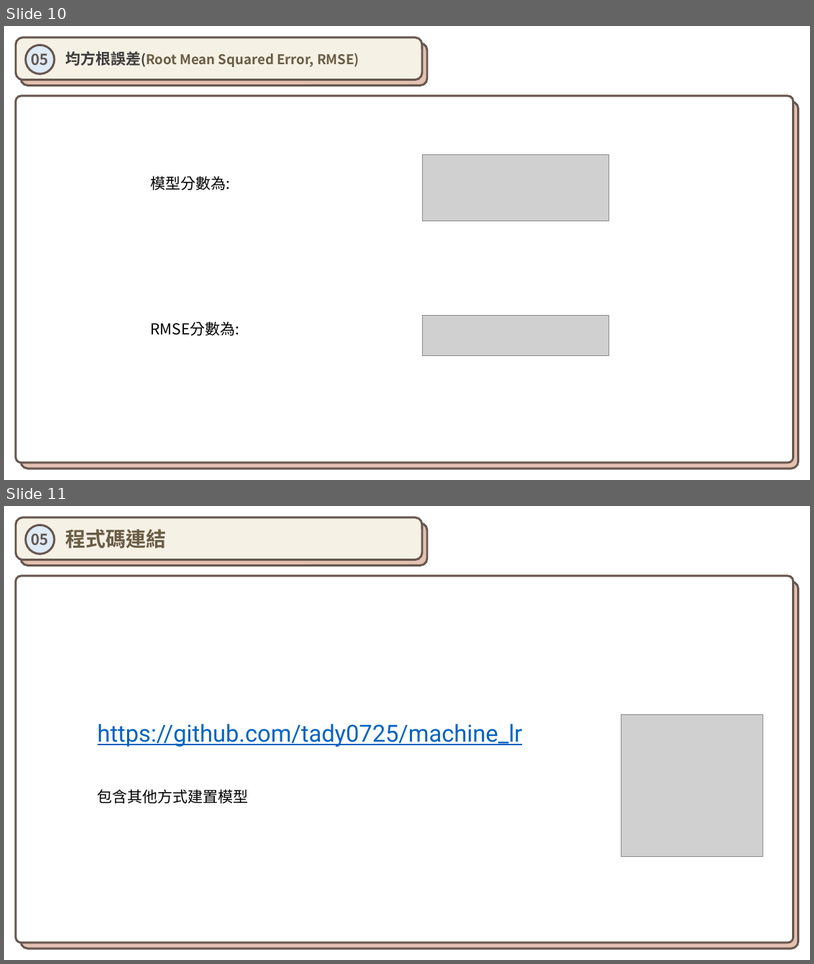
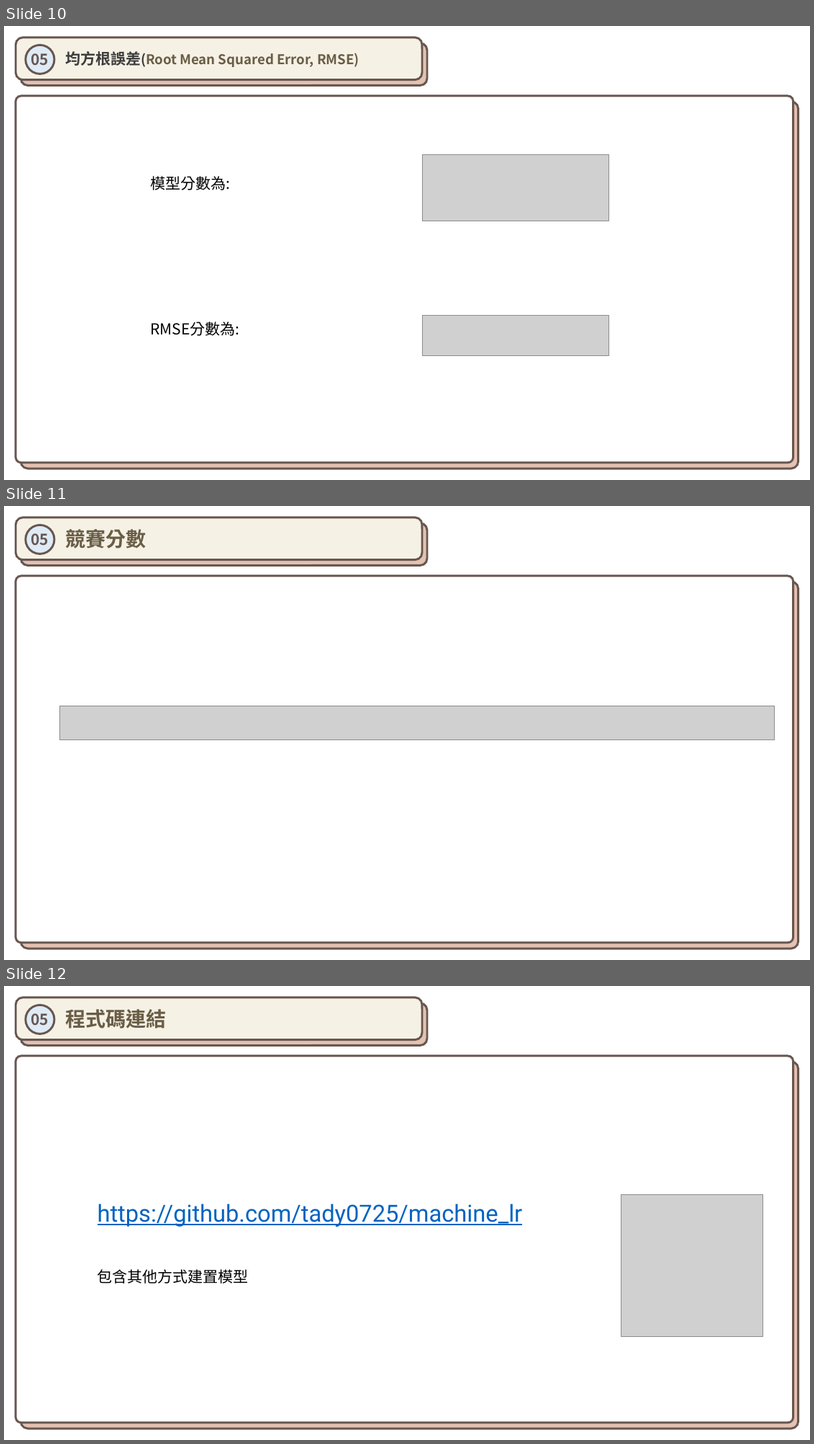
Before and after one commit to tady0725/machine_lr, a slide deck: 作業太陽能發電量預測_林均苔_108B32355.pptx. Shown one above the other, each under a label of ours: slides 10 and 11 before the commit, slides 10, 11 and 12 after it. The pictures are 814x964 and 814x1444 pixels, drawn with LibreOffice and Linux fonts; fonts in the diff are those of the drawing; grey boxes stand for pictures. Boxes give left, top, right and bottom in pixels: in the first picture for what was removed or moved away, otherwise in the second. Text is boxed around its words. In the diff, an @@ line names an element or a change of style, - is before the commit and + after.

```diff
--- a/作業太陽能發電量預測_林均苔_108B32355.pptx
+++ b/作業太陽能發電量預測_林均苔_108B32355.pptx
@@ slide 11 added at (4, 506, 810, 960), background #FFFFFF @@
@@ group added at (16, 518, 799, 948): 4 rounded rectangles, 1 ellipse @@
+  競賽分數
+05
@@ picture added at (59, 706, 774, 740) @@
@@ what was slide 11 is now slide 12 @@
```
Also in this commit, not shown: 2 other files.
